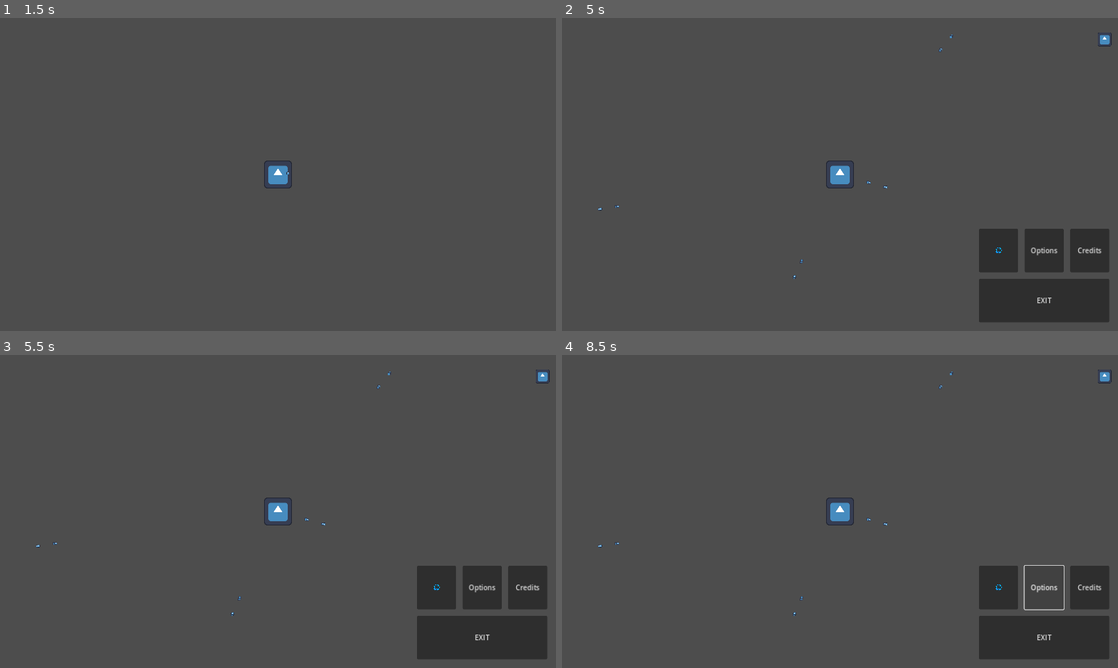
Above: before the commit, frames 1-4 (two rows, left to right).
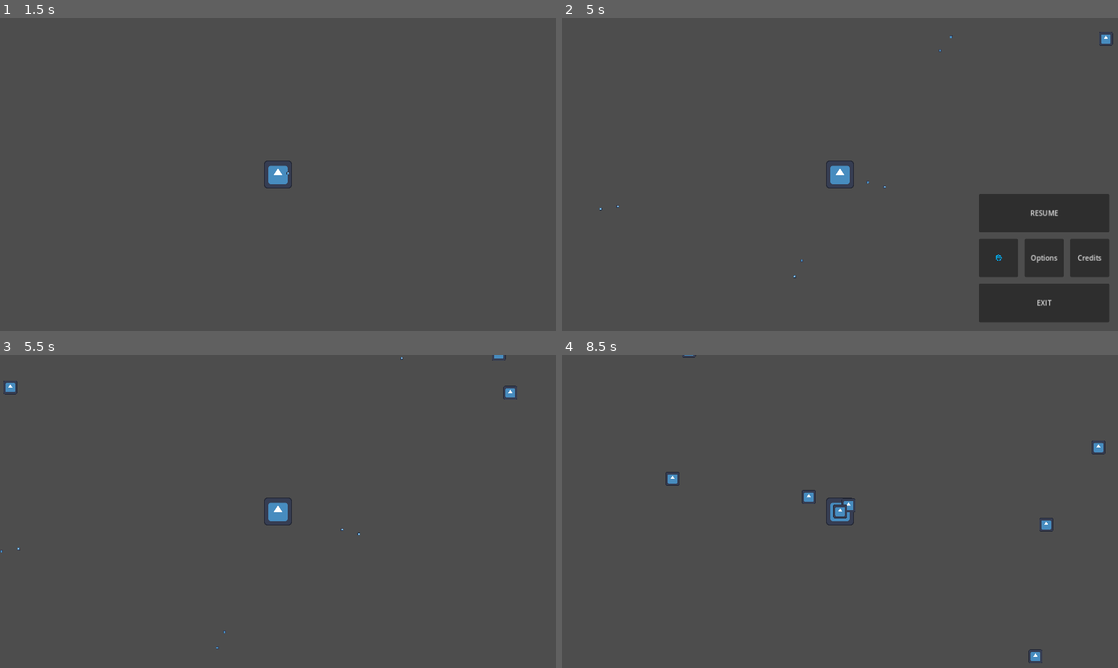
Above: after the commit, the same moments.

Repository: jiho7407/ZXCviver
Game: Godot game, scene res://main_screen.tscn
Two runs of this game, one before a commit and one after it. Both use one fixed random seed, a clock stepped at 60 frames per second and the inputs below. The engine's default icon, where the game draws it, is replaced by a stand-in: a white triangle on a blue panel in a dark square.
Inputs (mouse positions are in pixels of both pictures, inside the frame that each line leads up to):
- Up to frame 1 (1.5 s): click "START" at 0.5 s; tap Enter at 1.25 s; move the mouse to (400, 158) at 1.27 s; tap X (shoot_x) at 1.35 s
- Up to frame 2 (5 s): tap Z (shoot_z) at 1.55, 2.1, 3.05, 3.6, 4.55 s; tap Space at 2, 3.5 s; move the mouse to (728, 190) at 2.02 s; tap X (shoot_x) at 2.3, 2.85, 3.8, 4.35 s; tap Enter at 2.75 s; move the mouse to (895, 105) at 2.77 s; move the mouse to (812, 237) at 3.52 s; move the mouse to (1006, 221) at 4.27 s; tap Escape (ui_cancel) at 4.9 s
- Up to frame 3 (5.5 s): click (483, 549) at 5 s, where only the run after the commit has a clickable "RESUME"
- Up to frame 4 (8.5 s): click (1001, 586) at 5.75 s, where only the run before the commit has a clickable "🌐"; click (1001, 586) at 6.5 s, where only the run before the commit has a clickable "🌐"; click (1001, 586) at 7.25 s, where only the run before the commit has a clickable "🌐"; click (1045, 586) at 8 s, where only the run before the commit has a clickable "Options"

Frame 1 is identical in both runs. In frame 2, 4.0% of the frame differs, in the area x 6-100%, y 4-92%; in frame 3, 6.3%, in the area x 0-99%, y 0-98%; in frame 4, 5.8%.

Commit message:
esc로 게임 멈추고 나가고 resume하고
esc하고 exit하면 scene이 main_screen으로 변경됨. 이때 화면에 있던 enemies와 bullet이 모두 사라질 수 있도록 조정.

Diff:
--- /dev/null
+++ b/CanvasLayer.gd
@@ -0,0 +1,36 @@
+extends CanvasLayer
+
+var paused:bool = false
+
+# Called when the node enters the scene tree for the first time.
+func _ready():
+	pass # Replace with function body.
+
+
+# Called every frame. 'delta' is the elapsed time since the previous frame.
+func _process(delta):
+	pass
+
+func _input(event) -> void:
+	if (Input.is_action_just_pressed("ui_cancel")):
+		pause_resume()
+
+func pause_resume():
+	if paused == false:
+		$MarginContainer.show()
+		paused = true
+		get_tree().paused = true
+		get_viewport().set_input_as_handled()
+	else:
+		$MarginContainer.hide()
+		paused = false
+		get_tree().paused = false
+		get_viewport().set_input_as_handled()
+
+
+func _on_resume_pressed():
+	pause_resume()
+
+
+func _on_exit_pressed():
+	get_tree().change_scene_to_file("res://main_screen.tscn")
--- a/game.gd
+++ b/game.gd
@@ -2,7 +2,8 @@
 
 var spawn_margin = 1200
 var EnemyPresetScene = preload("res://enemy_preset.tscn")
-var paused:bool = false
+var GunPresetScene = preload("gun_preset.tscn")
+
 # Called when the node enters the scene tree for the first time.
 func _ready():
 	$EnemySpawnTimer.wait_time = 0.5
@@ -11,9 +12,8 @@
 
 # Called every frame. 'delta' is the elapsed time since the previous frame.
 func _process(delta):
-	if Input.is_action_pressed("ui_cancel") and paused == false:
-		$CanvasLayer.show()
-		get_tree().paused = true
+	pass
+
 
 func spawn_enemy():
 
@@ -43,7 +43,7 @@
 	var new_enemy = enemy[0]
 	new_enemy.position = spawn_position
 
-	self.add_child(new_enemy)
+	$Enemies.add_child(new_enemy)
 
 
 func _on_enemy_spawn_timer_timeout():
@@ -51,5 +51,8 @@
 	$EnemySpawnTimer.start()
 
 
-func _on_exit_pressed():
-	get_tree().change_scene_to_file("res://main_screen.tscn")
+
+func _on_tree_entered():
+	get_tree().paused = false
+	var GunPreset = GunPresetScene.instantiate()
+	$Player.add_child(GunPreset)
--- a/game.tscn
+++ b/game.tscn
@@ -1,7 +1,8 @@
-[gd_scene load_steps=3 format=3 uid="uid://dth6jji1cy22u"]
+[gd_scene load_steps=4 format=3 uid="uid://dth6jji1cy22u"]
 
 [ext_resource type="PackedScene" uid="uid://cleupvw2u4rcu" path="res://player.tscn" id="1_8dgp0"]
 [ext_resource type="Script" path="res://game.gd" id="1_vieuu"]
+[ext_resource type="Script" path="res://CanvasLayer.gd" id="3_vo0qu"]
 
 [node name="Game" type="Node2D"]
 script = ExtResource("1_vieuu")
@@ -10,13 +11,16 @@
 
 [node name="Player" parent="." instance=ExtResource("1_8dgp0")]
 
+[node name="Enemies" type="Node2D" parent="."]
+
 [node name="EnemySpawnTimer" type="Timer" parent="."]
 
 [node name="CanvasLayer" type="CanvasLayer" parent="."]
-process_mode = 2
-visible = false
+process_mode = 3
+script = ExtResource("3_vo0qu")
 
 [node name="MarginContainer" type="MarginContainer" parent="CanvasLayer"]
+visible = false
 offset_right = 1280.0
 offset_bottom = 720.0
 theme_override_constants/margin_left = 20
@@ -37,8 +41,13 @@
 theme_override_constants/separation = 15
 
 [node name="CenterContainer" type="CenterContainer" parent="CanvasLayer/MarginContainer/HBoxContainer/VBoxContainer"]
-custom_minimum_size = Vector2(0, 450)
+custom_minimum_size = Vector2(0, 370)
 layout_mode = 2
+
+[node name="Resume" type="Button" parent="CanvasLayer/MarginContainer/HBoxContainer/VBoxContainer"]
+layout_mode = 2
+size_flags_vertical = 3
+text = "RESUME"
 
 [node name="HBoxContainer" type="HBoxContainer" parent="CanvasLayer/MarginContainer/HBoxContainer/VBoxContainer"]
 layout_mode = 2
@@ -68,5 +77,7 @@
 size_flags_vertical = 3
 text = "EXIT"
 
+[connection signal="tree_entered" from="." to="." method="_on_tree_entered"]
 [connection signal="timeout" from="EnemySpawnTimer" to="." method="_on_enemy_spawn_timer_timeout"]
-[connection signal="pressed" from="CanvasLayer/MarginContainer/HBoxContainer/VBoxContainer/Exit" to="." method="_on_exit_pressed"]
+[connection signal="pressed" from="CanvasLayer/MarginContainer/HBoxContainer/VBoxContainer/Resume" to="CanvasLayer" method="_on_resume_pressed"]
+[connection signal="pressed" from="CanvasLayer/MarginContainer/HBoxContainer/VBoxContainer/Exit" to="CanvasLayer" method="_on_exit_pressed"]
--- a/gun_preset.gd
+++ b/gun_preset.gd
@@ -17,4 +17,4 @@
 	var bullet = Bullet.instantiate()
 	bullet.position = Vector2(0,0)
 	bullet.direction = (get_global_mouse_position() - position).normalized()
-	add_child(bullet)
+	self.add_child(bullet)
--- a/main_screen.gd
+++ b/main_screen.gd
@@ -1,9 +1,8 @@
 extends Control
-
 
 # Called when the node enters the scene tree for the first time.
 func _ready():
-	pass # Replace with function body.
+	pass
 
 
 # Called every frame. 'delta' is the elapsed time since the previous frame.
--- a/player.tscn
+++ b/player.tscn
@@ -1,7 +1,6 @@
-[gd_scene load_steps=3 format=3 uid="uid://cleupvw2u4rcu"]
+[gd_scene load_steps=2 format=3 uid="uid://cleupvw2u4rcu"]
 
 [ext_resource type="Texture2D" uid="uid://cxxk8sree3cnq" path="res://icon.svg" id="1_eyjpe"]
-[ext_resource type="PackedScene" uid="uid://pnn5600gi84x" path="res://gun_preset.tscn" id="2_ikwyo"]
 
 [node name="Player" type="CharacterBody2D"]
 scale = Vector2(0.5, 0.5)
@@ -10,5 +9,3 @@
 
 [node name="PlayerSprite" type="Sprite2D" parent="."]
 texture = ExtResource("1_eyjpe")
-
-[node name="GunPreset" parent="." instance=ExtResource("2_ikwyo")]
